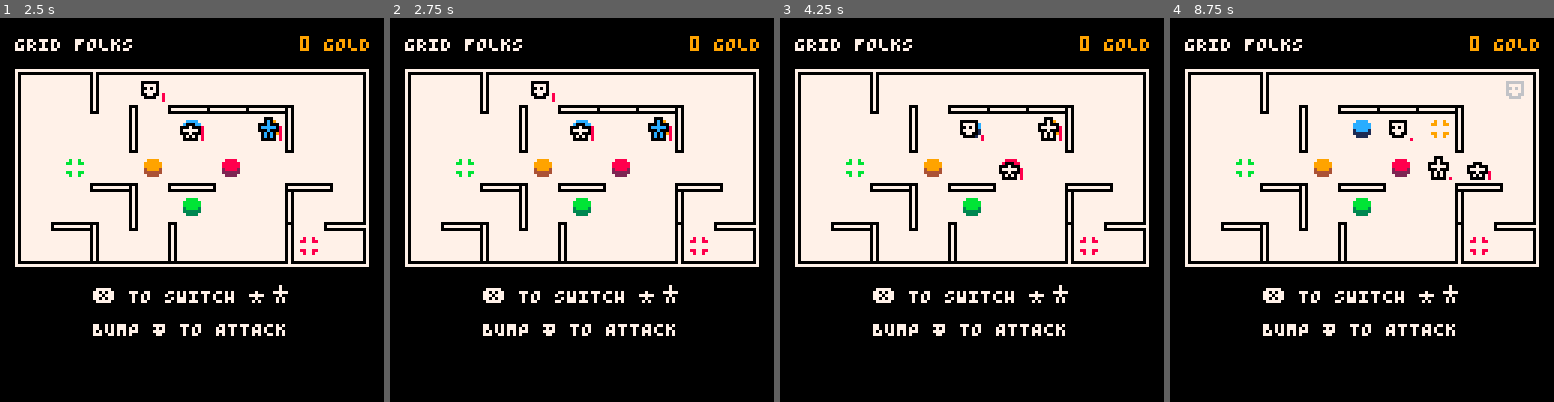
Above: before the commit, frames 1-4 (left to right).
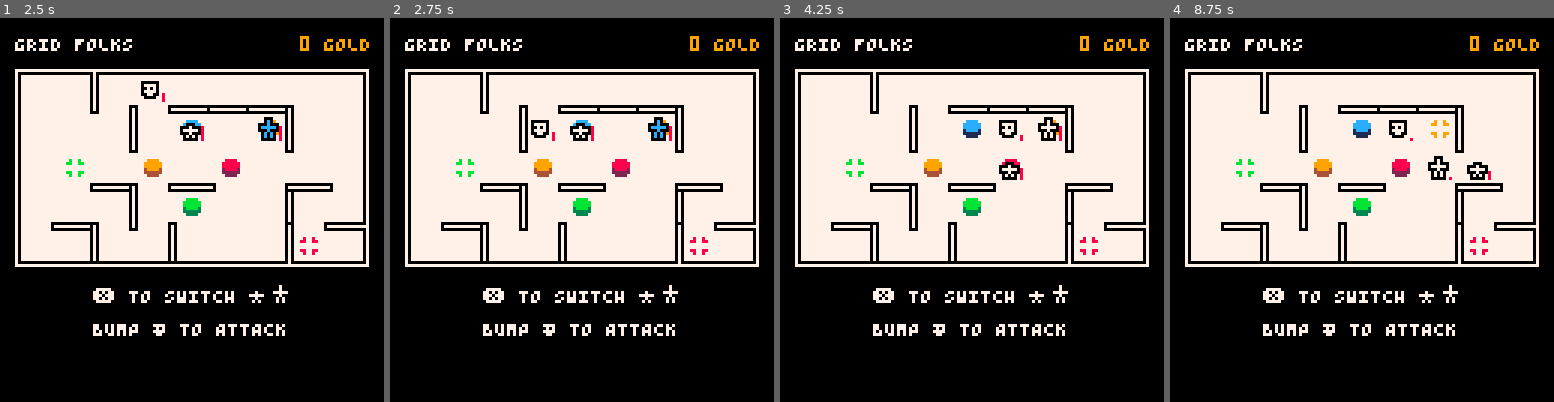
Above: after the commit, the same moments.

Repository: taylordolan/grid-folks
Game: PICO-8 cartridge grid_folks.p8
Same seed, same stepped clock (60 frames per second), same inputs: the game is played once before the commit and once after it.
Inputs:
- Up to frame 1 (2.5 s): tap X (X key) at 0.33, 1.07, 1.85 s; tap O (Z key) at 0.7, 1.7, 2.1 s; hold Right 1.6-2.1 s; hold Up 2.15-2.42 s; hold Right from 2.47 s (still down)
- Up to frame 2 (2.75 s): keep holding Right; tap O (Z key) at 2.5 s
- Up to frame 3 (4.25 s): tap O (Z key) every 0.4 s from 2.9 to 4.1 s; tap X (X key) at 2.97, 4.08 s; release Right at 3.03 s; hold Left 3.08-3.58 s; hold Down 3.63-3.97 s; hold Right from 4.02 s (still down)
- Up to frame 4 (8.75 s): tap O (Z key) every 0.4 s from 4.5 to 8.5 s; release Right at 4.68 s; hold Up 4.73-5.03 s; hold Left 5.08-5.68 s; tap X (X key) every 1.12 s from 5.2 to 8.55 s; hold Down 5.73-6.03 s; hold Right 6.08-6.58 s; hold Right 6.63-7.13 s; hold Up 7.18-7.45 s; hold Right 7.5-8.07 s; hold Left 8.12-8.62 s; hold Down from 8.67 s (still down)

Frame 1 is identical in both runs. In frame 2, 0.3% of the frame differs, in the area x 36-43%, y 16-33%; in frame 3, 0.4%, in the area x 46-64%, y 26-33%; in frame 4, 0.1%.

Commit message:
clean up

Diff:
--- a/grid_folks.p8
+++ b/grid_folks.p8
@@ -10,12 +10,12 @@
 -- [x] implement a delay before enemy movement
 -- [x] allow restarting after game over by calling _init() again
 -- [x] clean up _init()
+-- [x] rename companion to ally throughout
+-- [x] create a running list of effect tiles
+-- [ ] build the game end state
 -- [ ] write a function that prints an overview of the spawn rate throughout the game
 -- [ ] add a debug mode where spawn rate and turn count show while playing
--- [ ] rename companion to ally throughout
 -- [ ] come up with better names for potential tiles and effect tiles (buttons?)
--- [ ] create a running list of effect tiles
--- [ ] build the game end state
 
 -- game state that gets refreshed on restart
 function _init()
@@ -145,10 +145,11 @@
 
 function _update()
 
+  if game_over and btnp(5) then
+    _init()
+  end
+
   update_hero_sprites()
-  if game_over and btnp(4) then
-    _init()
-  end
 
   if delay > 0 then
 		delay = delay - 1
@@ -158,14 +159,10 @@
     else
       hero_b:update()
     end
-		-- if delay > 0 then turn=1 end
 	elseif player_turn == false then
-    -- if #enemies > 0 then
     for next in all(enemies) do
       next.update(next)
     end
-    -- delay = delay + 30
-    -- end
     player_turn = true
 	end
 
@@ -173,24 +170,6 @@
     hero_a_active = not hero_a_active
     has_switched = true
   end
-
-	-- move heroes
-  -- if hero_a_active then
-  --   hero_a.sprite = hero_a.base_sprite + 1
-  --   hero_b.sprite = hero_b.base_sprite
-  --   hero_a:update()
-  -- else
-  --   hero_a.sprite = hero_a.base_sprite
-  --   hero_b.sprite = hero_b.base_sprite + 1
-  --   hero_b:update()
-  -- end
-
-  -- move enemies
-  -- if player_turn == false then
-  --   for next in all(enemies) do
-  --     next.update(next)
-  --   end
-  -- end
 
   -- game end test
   if hero_a.health <= 0 or hero_b.health <= 0 then
@@ -661,11 +640,11 @@
       if game_over then return end
 
       -- find the other hero
-      local companion
+      local ally
       if heroes[1] == self then
-        companion = heroes[2]
+        ally = heroes[2]
       else
-        companion = heroes[1]
+        ally = heroes[1]
       end
 
       -- move up
@@ -703,7 +682,7 @@
             shoot_target.stunned = true
             hit_enemy(shoot_target, 1)
             sfx(sounds.shoot, 3)
-            end_turn()
+            end_player_turn()
           elseif self.dash then
             step_or_bump(direction)
             next_tile = {self.x + direction[1], self.y + direction[2]}
@@ -715,11 +694,11 @@
               step_or_bump(direction)
               sfx(sounds.dash, 3)
             end
-            end_turn()
+            end_player_turn()
           else
             step_or_bump(direction)
             sfx(sounds.step, 3)
-            end_turn()
+            end_player_turn()
           end
         end
       end
@@ -762,100 +741,96 @@
           now_tile = next_tile
         end
       end
-
-      -- updates the *other* hero's ability and sprite
-      -- based on the effect tile that *this* hero is standing on
-      function update_companion_effect()
-
-        local here = {self.x, self.y}
-
-        -- set companion deets to their defaults
-        companion.dash = false
-        companion.shoot = false
-        companion.base_sprite = sprites.hero
-
-        -- check if this hero's tile is a effect tile
-        local effect = find_type_in_tile("effect", here)
-        if effect then
-          if effect.name == "dash" or effect.name == "shoot" then
-            -- apply the effect's effect to the companion hero
-            companion[effect.name] = true
-            companion.base_sprite = effect.hero_sprite
-          end
-        end
-      end
-
-      function update_potential_tiles()
-
-        -- get tiles for self and ally
-        local ally_xy = {companion.x, companion.y}
-        local self_xy = {self.x, self.y}
-
-        -- find any potential tiles that heroes are occupying
-        local self_p = find_type_in_tile("potential", self_xy)
-        local ally_p = find_type_in_tile("potential", ally_xy)
-
-        -- if there are heroes occupying two potential tiles
-        if self_p and ally_p then
-
-          -- identify the other one
-          local other_p
-          for next in all(potential_tiles) do
-            if next ~= self_p and next ~= ally_p then
-              other_p = next
-            end
-          end
-
-          -- put an effect tile in its position
-          local effect_name = other_p.name
-          local effect_x = other_p.x
-          local effect_y = other_p.y
-          local new_effect_tile = create_effect_tile(effect_name)
-          set_tile(new_effect_tile, {effect_x, effect_y})
-
-          -- delete existing potential tiles and create new ones
-          refresh_potential_tiles()
-          -- delete existing walls and create new ones
-          refresh_walls()
-          -- make the advance sound
-          sfx(sounds.advance, 3)
-
-        elseif self_p then
-          sfx(sounds.potential_tile_step, 3)
-        end
-      end
-
-      -- does whatever needs to happen after a hero has done its thing
-      function end_turn()
-        update_potential_tiles()
-        update_companion_effect()
-        spawn_base += spawn_increment
-        for next in all(pre_enemies) do
-          del(pre_enemies, next)
-          del(board[next.x][next.y], next)
-
-          local found_hero = find_type_in_tile("hero", {next.x, next.y})
-          local found_enemy = find_type_in_tile("enemy", {next.x, next.y})
-
-          if found_hero then
-            found_hero.health -= 1
-          elseif found_enemy then
-            hit_enemy(found_enemy, 1)
-          else
-            local new_enemy = create_enemy({next.x, next.y})
-            new_enemy.stunned = true
-          end
-        end
-        turns = turns + 1
-        maybe_spawn_enemy()
-        player_turn = false
-        if #enemies > 0 then
-          delay += 8
-        end
-      end
 		end
 	}
   return hero
+end
+
+-- does whatever needs to happen after a hero has done its thing
+function end_player_turn()
+  update_potential_tiles()
+  update_heroes_effects()
+  convert_pre_enemies()
+  maybe_spawn_enemy()
+  spawn_base += spawn_increment
+  turns = turns + 1
+  player_turn = false
+  if #enemies > 0 then
+    delay += 4
+  end
+end
+
+-- updates both heroes' abilities and sprites
+-- based on the effect tile that their ally is standing on
+function update_heroes_effects()
+
+  for next in all(heroes) do
+
+    -- find the ally
+    local ally
+    if heroes[1] == next then
+      ally = heroes[2]
+    else
+      ally = heroes[1]
+    end
+
+    local next_xy = {next.x, next.y}
+    local ally_xy = {ally.x, ally.y}
+
+    -- set hero deets to their defaults
+    next.dash = false
+    next.shoot = false
+    next.base_sprite = sprites.hero
+
+    -- if the ally's tile is an effect tile, update the hero's deets
+    local effect = find_type_in_tile("effect", ally_xy)
+    if effect then
+      if effect.name == "dash" or effect.name == "shoot" then
+        next[effect.name] = true
+        next.base_sprite = effect.hero_sprite
+      end
+    end
+  end
+end
+
+function update_potential_tiles()
+
+  -- get tiles for self and ally
+  local a_xy = {hero_a.x, hero_a.y}
+  local b_xy = {hero_b.x, hero_b.y}
+
+  -- find any potential tiles that heroes are occupying
+  local a_p = find_type_in_tile("potential", b_xy)
+  local b_p = find_type_in_tile("potential", a_xy)
+
+  -- if there are heroes occupying two potential tiles
+  if a_p and b_p then
+
+    -- identify the other one
+    local other_p
+    for next in all(potential_tiles) do
+      if next ~= a_p and next ~= b_p then
+        other_p = next
+      end
+    end
+
+    -- put an effect tile in its position
+    local effect_name = other_p.name
+    local effect_x = other_p.x
+    local effect_y = other_p.y
+    local new_effect_tile = create_effect_tile(effect_name)
+    set_tile(new_effect_tile, {effect_x, effect_y})
+
+    -- delete existing potential tiles and create new ones
+    refresh_potential_tiles()
+    -- delete existing walls and create new ones
+    refresh_walls()
+    -- make the advance sound
+    sfx(sounds.advance, 3)
+
+  elseif a_p then
+    sfx(sounds.potential_tile_step, 3)
+  end
 end
 
 function update_hero_sprites()
@@ -865,6 +840,25 @@
   else
     hero_a.sprite = hero_a.base_sprite
     hero_b.sprite = hero_b.base_sprite + 1
+  end
+end
+
+function convert_pre_enemies()
+  for next in all(pre_enemies) do
+    del(pre_enemies, next)
+    del(board[next.x][next.y], next)
+
+    local found_hero = find_type_in_tile("hero", {next.x, next.y})
+    local found_enemy = find_type_in_tile("enemy", {next.x, next.y})
+
+    if found_hero then
+      found_hero.health -= 1
+    elseif found_enemy then
+      hit_enemy(found_enemy, 1)
+    else
+      local new_enemy = create_enemy({next.x, next.y})
+      new_enemy.stunned = true
+    end
   end
 end
 
@@ -1194,6 +1188,7 @@
     sprite = sprites["effect_" ..name],
     hero_sprite = sprites["hero_" ..name]
   }
+  add(effect_tiles, new_effect_tile)
   return new_effect_tile
 end
 
